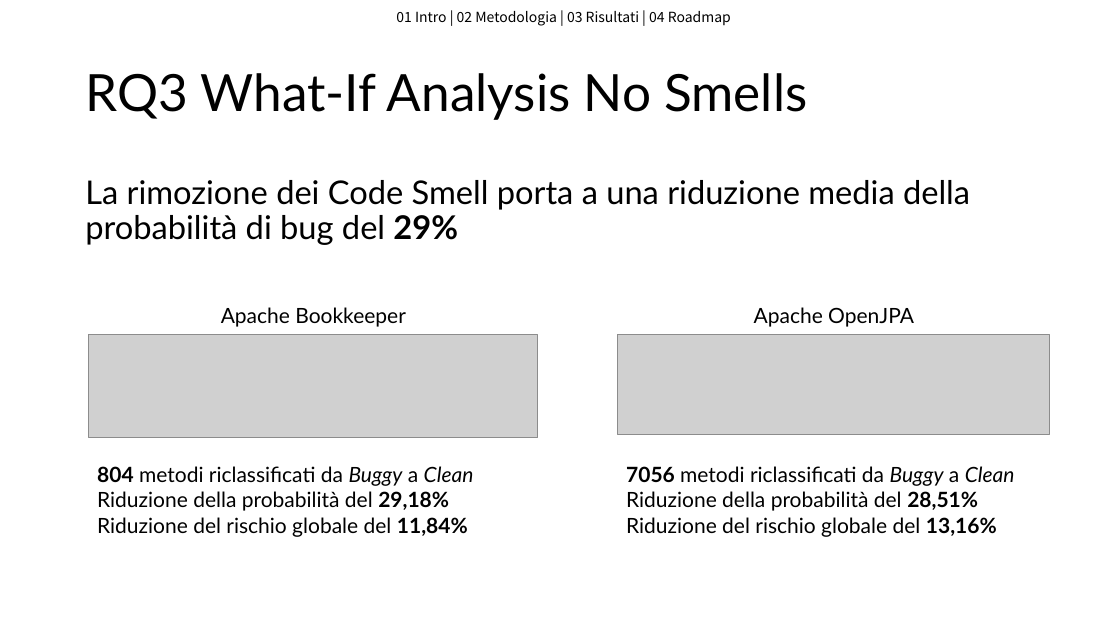
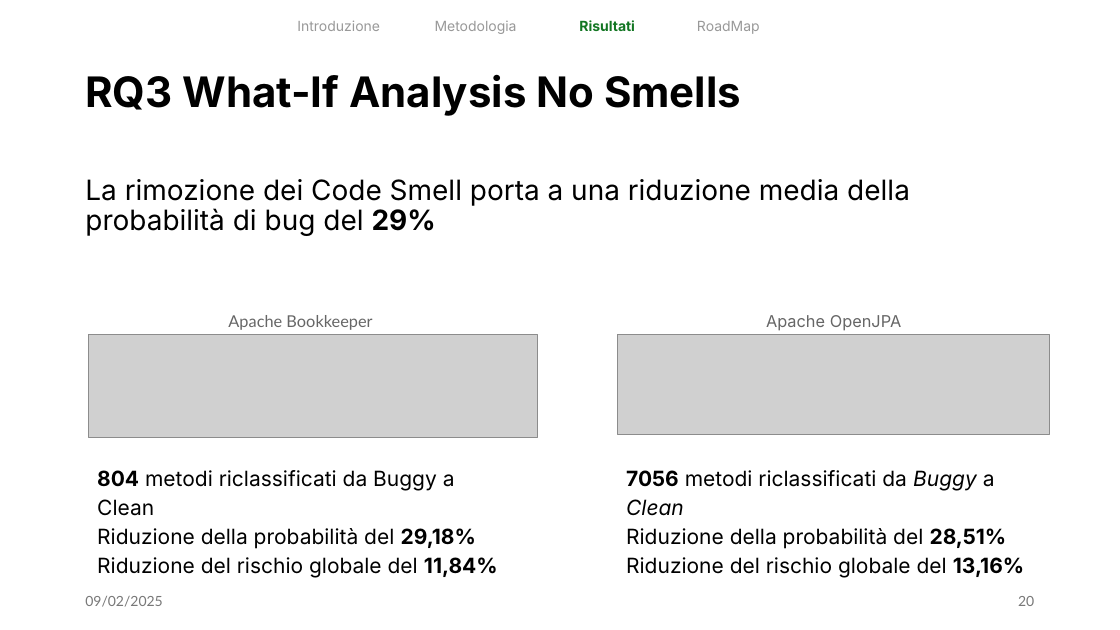
Before and after one commit to flavio-simonelli/ProjectAnalyzerAI, a slide deck: slide 20 of PresentazioneISW2Prediction.pptx (slide 19 before the commit). Drawn at 1120x630 pixels with LibreOffice and Linux fonts; fonts in the diff are those of the drawing; grey boxes stand for pictures. Boxes give left, top, right and bottom in pixels: in the first picture for what was removed or moved away, otherwise in the second. Text is boxed around its words. In the diff, an @@ line names an element or a change of style, - is before the commit and + after.

```diff
--- a/PresentazioneISW2Prediction.pptx
+++ b/PresentazioneISW2Prediction.pptx
@@ text added at (x1=297, y1=20, x2=380, y2=31), 12 pt, text #999999 @@
+Introduzione
@@ text removed at (x1=396, y1=11, x2=731, y2=26) @@
-01 Intro | 02 Metodologia | 03 Risultati | 04 Roadmap
@@ text added at (x1=435, y1=21, x2=517, y2=34), 12 pt, text #999999 @@
+Metodologia
@@ text added at (x1=579, y1=20, x2=635, y2=31), 12 pt, text #127622, bold @@
+Risultati
@@ text added at (x1=697, y1=21, x2=760, y2=34), 12 pt, text #999999 @@
+RoadMap
@@ title "RQ3 What-If Analysis No Smells" at (x1=85, y1=74, x2=741, y2=116): size 44 to 36 pt, font Lato to Inter, bold on @@
@@ text "La rimozione dei Code Smell ..." at (x1=85, y1=179, x2=910, y2=236): size 28 to 24 pt, font Lato to Inter @@
@@ text "Apache Bookkeeper" moved from (x1=221, y1=307, x2=406, y2=327) to (x1=228, y1=315, x2=372, y2=330) @@
@@ text "Apache Bookkeeper" at (x1=228, y1=315, x2=372, y2=330): size 18 to 14 pt, text colour #000000 to #666666 @@
@@ text "Apache OpenJPA" moved from (x1=754, y1=307, x2=914, y2=327) to (x1=766, y1=315, x2=902, y2=331) @@
@@ text "Apache OpenJPA" at (x1=766, y1=315, x2=902, y2=331): size 18 to 14 pt, font Lato to Inter, text colour #000000 to #666666 @@
@@ text "804 metodi riclassificati da Buggy ..." at (x1=97, y1=470, x2=498, y2=578): font Lato to Inter; italic off in "Buggy Clean"; line spacing 1 to 1.15 @@
@@ text "7056 metodi riclassificati da Buggy ..." at (x1=626, y1=470, x2=1024, y2=578): font Lato to Inter; line spacing 1 to 1.15 @@
@@ text added at (x1=85, y1=596, x2=162, y2=607), 12 pt, text #797979 @@
+09/02/2025
@@ page number added at (x1=1018, y1=596, x2=1034, y2=606), 12 pt, text #797979 @@
+20
```
Also in this commit, not shown: 18 other slides changed, 4 slides added, 3 slides removed, 1 other file.
